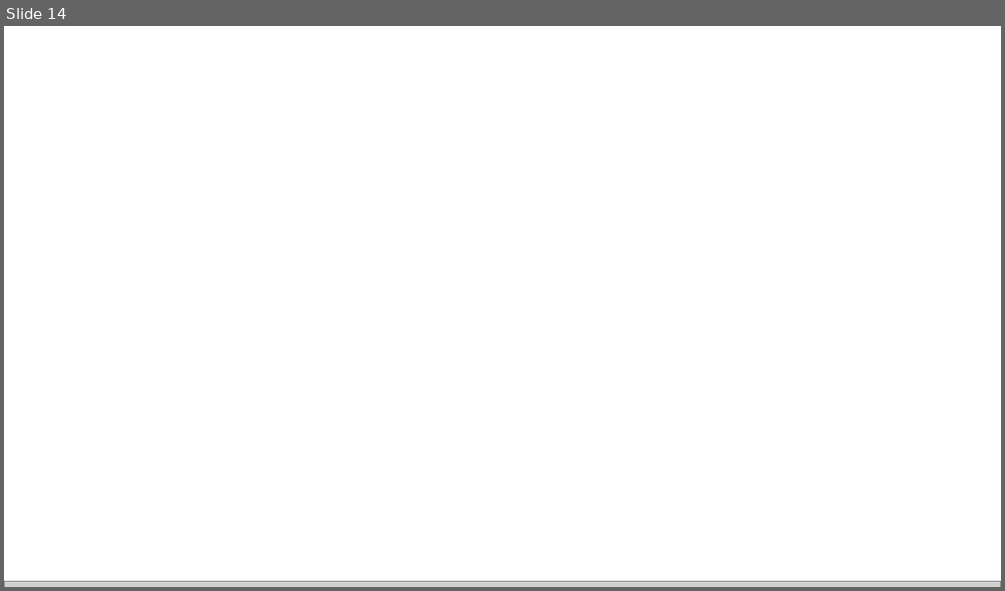
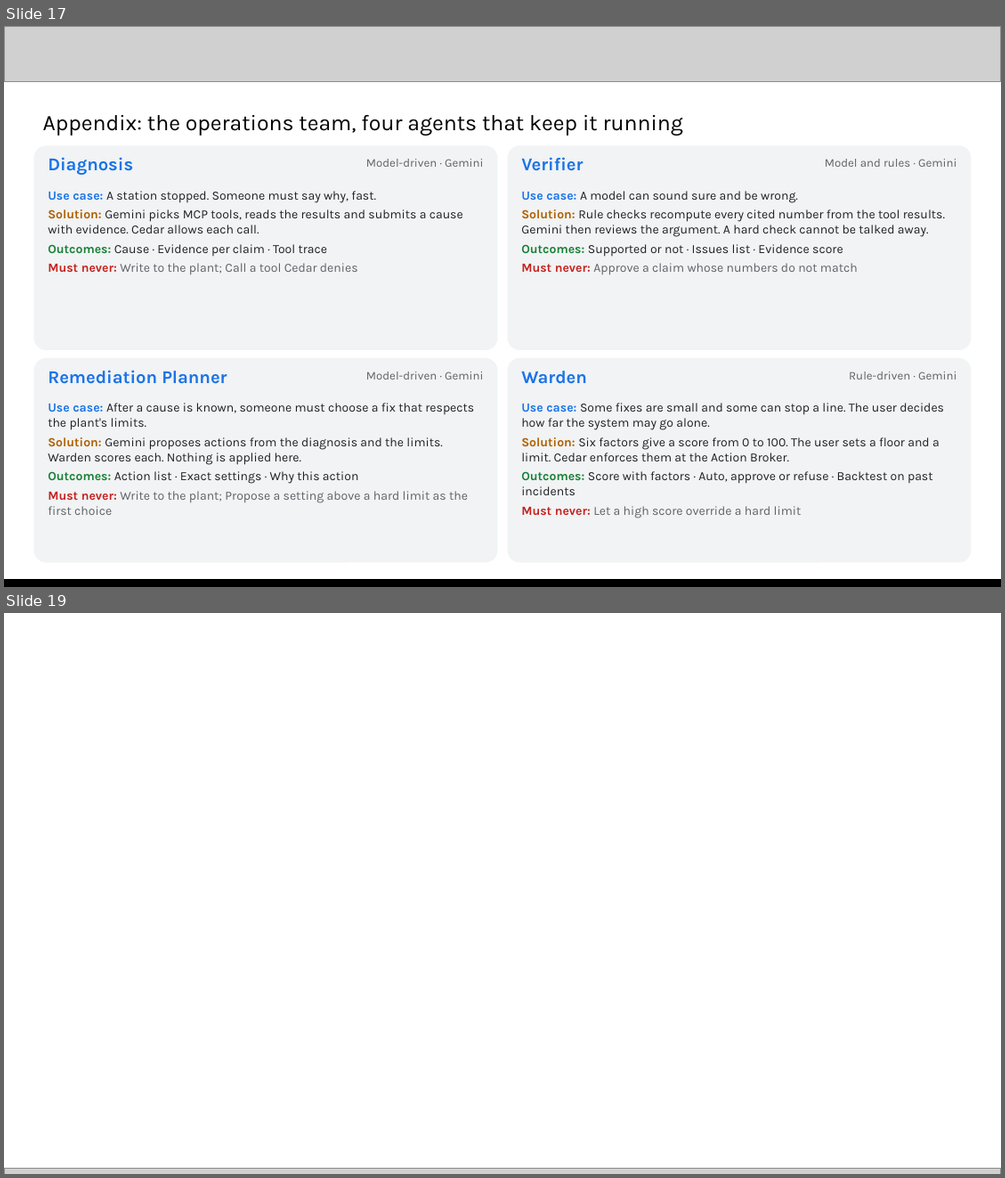
Before and after one commit to shreyash-sharma/tolerance, a slide deck: submission/Tolerance - AI Builder Cup submission.pptx. Shown one above the other, each under a label of ours: slide 14 before the commit, slides 17 and 19 after it; the slides between them are not shown. The pictures are 1005x591 and 1005x1178 pixels, drawn with LibreOffice and Linux fonts; fonts in the diff are those of the drawing; grey boxes stand for pictures; background and template pictures are left out. Boxes give left, top, right and bottom in pixels: in the first picture for what was removed or moved away, otherwise in the second. Text is boxed around its words. In the diff, an @@ line names an element or a change of style, - is before the commit and + after.

Commit message:
Add the appendix pages to the submission deck; update the web deck's layout editor card; tests: wait for the status panel, open the folded expert panel

```diff
--- a/submission/Tolerance - AI Builder Cup submission.pptx
+++ b/submission/Tolerance - AI Builder Cup submission.pptx
@@ slide 17 added at [4, 26, 1001, 587], background #FFFFFF @@
@@ picture added at [4, 26, 1001, 81] @@
@@ text added at [43, 115, 683, 135], 16 pt, text #000000 @@
+Appendix: the operations team, four agents that keep it running
@@ rounded rectangle added at [34, 145, 497, 350], fill #F1F3F4 @@
@@ text added at [48, 157, 133, 175], 13 pt, text #1A73E8, bold @@
+Diagnosis
@@ text added at [366, 159, 484, 167], 8.5 pt, text #5F6368 @@
+Model-driven · Gemini
@@ rounded rectangle added at [508, 145, 971, 350], fill #F1F3F4 @@
@@ text added at [521, 157, 582, 171], 13 pt, text #1A73E8, bold @@
+Verifier
@@ text added at [825, 159, 957, 167], 8.5 pt, text #5F6368 @@
+Model and rules · Gemini
@@ text added at [48, 191, 463, 274], 9 pt, text #202124 @@
+Use case: A station stopped. Someone must say why, fast.
+Solution: Gemini picks MCP tools, reads the results and submits a cause with evidence. Cedar allows each call.
+Outcomes: Cause · Evidence per claim · Tool trace
+Must never: Write to the plant; Call a tool Cedar denies
@@ text added at [521, 191, 945, 275], 9 pt, text #202124 @@
+Use case: A model can sound sure and be wrong.
+Solution: Rule checks recompute every cited number from the tool results. Gemini then reviews the argument. A hard check cannot be talked away.
+Outcomes: Supported or not · Issues list · Evidence score
+Must never: Approve a claim whose numbers do not match
@@ rounded rectangle added at [34, 358, 497, 563], fill #F1F3F4 @@
@@ text added at [48, 370, 226, 384], 13 pt, text #1A73E8, bold @@
+Remediation Planner
@@ text added at [366, 371, 484, 379], 8.5 pt, text #5F6368 @@
+Model-driven · Gemini
@@ rounded rectangle added at [508, 358, 971, 563], fill #F1F3F4 @@
@@ text added at [521, 370, 587, 384], 13 pt, text #1A73E8, bold @@
+Warden
@@ text added at [849, 371, 957, 379], 8.5 pt, text #5F6368 @@
+Rule-driven · Gemini
@@ text added at [48, 402, 474, 515], 9 pt, text #202124 @@
+Use case: After a cause is known, someone must choose a fix that respects the plant's limits.
+Solution: Gemini proposes actions from the diagnosis and the limits. Warden scores each. Nothing is applied here.
+Outcomes: Action list · Exact settings · Why this action
+Must never: Write to the plant; Propose a setting above a hard limit as the first choice
@@ text added at [521, 402, 944, 518], 9 pt, text #202124 @@
+Use case: Some fixes are small and some can stop a line. The user decides how far the system may go alone.
+Solution: Six factors give a score from 0 to 100. The user sets a floor and a limit. Cedar enforces them at the Action Broker.
+Outcomes: Score with factors · Auto, approve or refuse · Backtest on past incidents
+Must never: Let a high score override a hard limit
@@ picture added at [4, 581, 1001, 587] @@
@@ rectangle added at [4, 580, 1001, 587], fill #000000 @@
@@ what was slide 14 is now slide 19 @@
```
Also in this commit, not shown: 4 other slides added, 13 other files.
